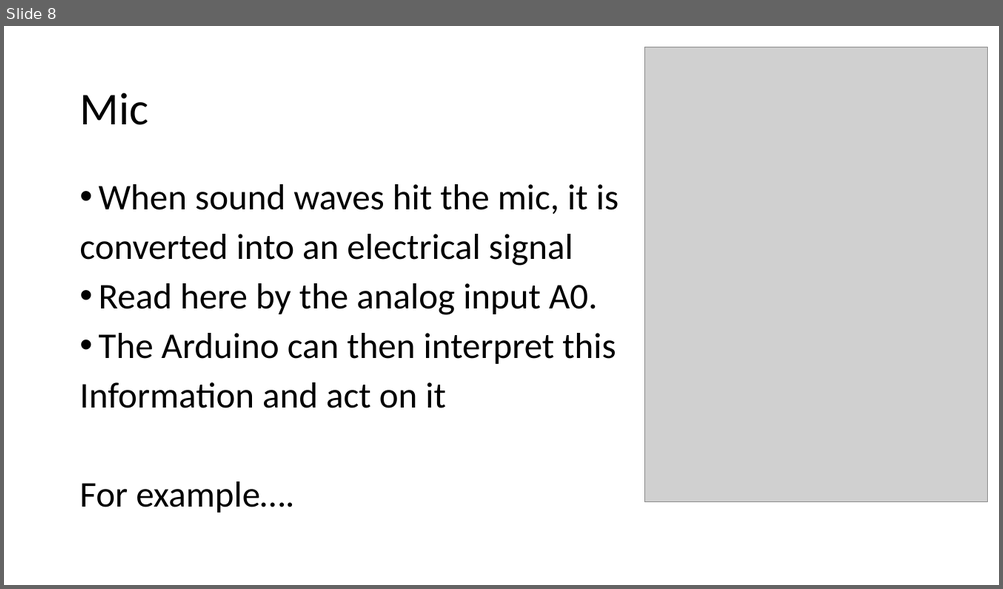
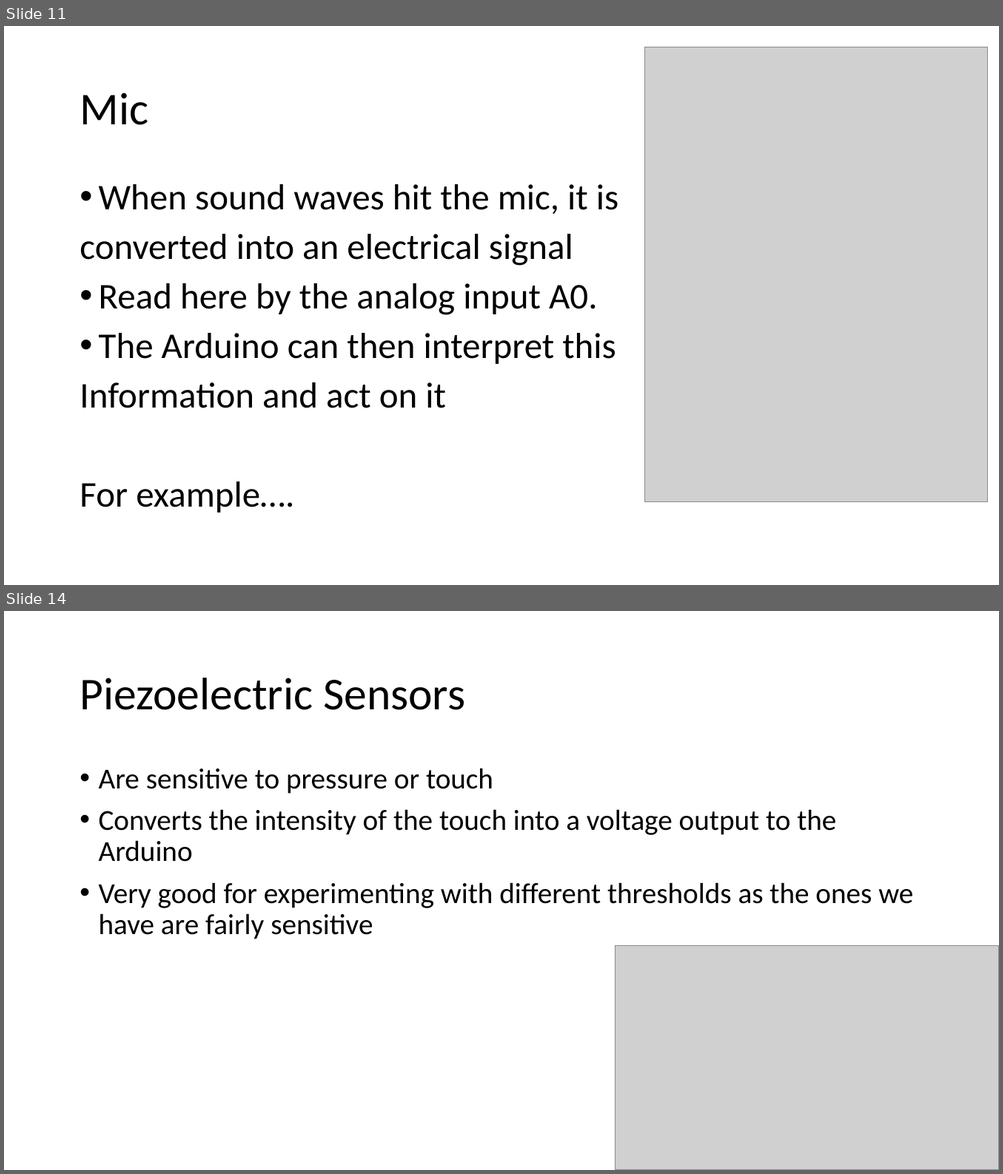
Before and after one commit to rchatrath7/PDH-Workshops, a slide deck: vishal-sensors-lecture/Sensor Lecture.pptx. Shown one above the other, each under a label of ours: slide 8 before the commit, slides 11 and 14 after it; the slides between them are not shown. The pictures are 1003x589 and 1003x1174 pixels, drawn with LibreOffice and Linux fonts; fonts in the diff are those of the drawing; grey boxes stand for pictures. Boxes give left, top, right and bottom in pixels: in the first picture for what was removed or moved away, otherwise in the second. Text is boxed around its words. In the diff, an @@ line names an element or a change of style, - is before the commit and + after.

Commit message:
Made the powerpoint simpler and more polished. Added the sample Arduino sketches including commenting for proper wiring.

```diff
--- a/vishal-sensors-lecture/Sensor Lecture.pptx
+++ b/vishal-sensors-lecture/Sensor Lecture.pptx
@@ slide 14 added at bbox=[4, 611, 999, 1170], background #FFFFFF @@
@@ title added at bbox=[79, 678, 465, 710], 44 pt, text #000000 @@
+Piezoelectric Sensors
@@ text added at bbox=[99, 768, 913, 940], 28 pt, text #000000 @@
+• Are sensitive to pressure or touch
+• Converts the intensity of the touch into a voltage output to the Arduino
+• Very good for experimenting with different thresholds as the ones we have are fairly sensitive
@@ picture added at bbox=[615, 946, 999, 1170] @@
@@ what was slide 8 is now slide 11 @@
```
Also in this commit, not shown: 8 slides changed, 10 other slides added, 2 slides removed, 4 other files.
